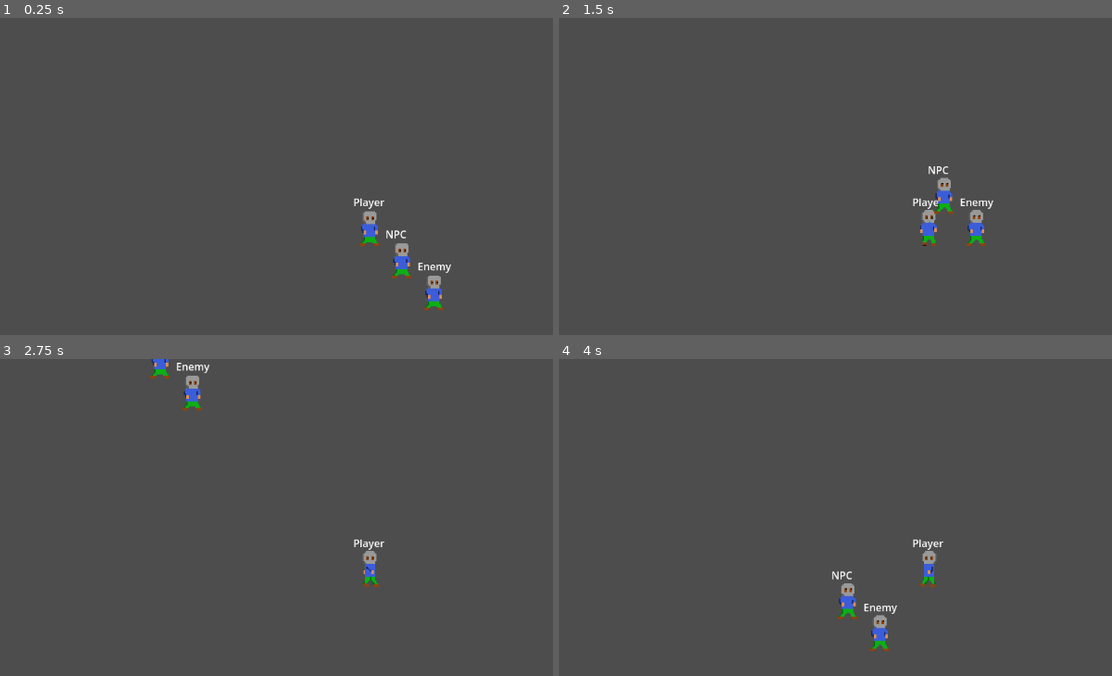
Above: before the commit, frames 1-4 (two rows, left to right).
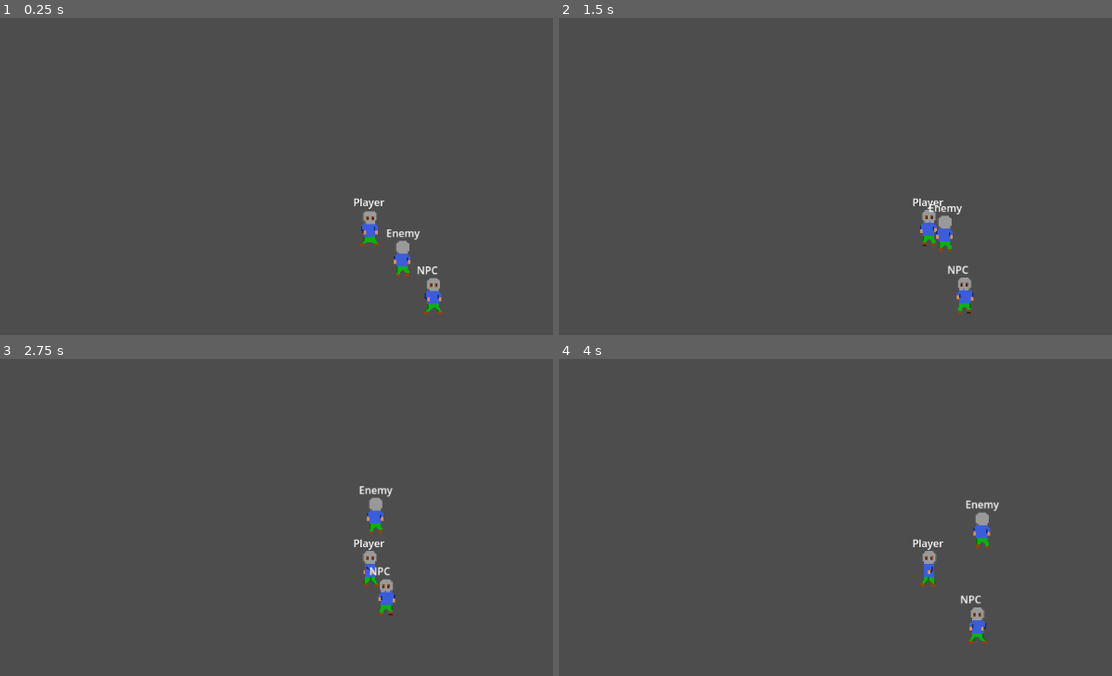
Above: after the commit, the same moments.

Repository: timjbruce/godotbitesized_player
Game: Godot game, scene res://Test/Test.tscn
Two runs of this game, one before a commit and one after it. Both use one fixed random seed, a clock stepped at 60 frames per second and the inputs below. The project has no main scene, so this scene is started directly.
Inputs:
- Up to frame 1 (0.25 s): no input
- Up to frame 2 (1.5 s): hold Right (right) 0.53-1.28 s; hold Down (down) from 1.28 s (still down)
- Up to frame 3 (2.75 s): release Down (down) at 2.03 s; hold Right (right) from 2.03 s (still down)
- Up to frame 4 (4 s): release Right (right) at 2.78 s; hold Up (up) 2.78-3.53 s; hold Left (left) from 3.53 s (still down)

The runs differ from the first frame. In frame 1, 0.6% of the frame differs, in the area x 69-82%, y 66-94%; in frame 2, 1.3%; in frame 3, 1.2%; in frame 4, 1.4%, in the area x 49-80%, y 44-93%.

Commit message:
Npc enemy movement (#3)
* added Player globals, SightLine, and ScramCircle components

* Integrated components into Player, updated test harness

Diff:
--- /dev/null
+++ b/Player/Scramcircle/Scramcircle.tscn
@@ -0,0 +1,12 @@
+[gd_scene load_steps=3 format=3 uid="uid://d1a8gktwk5730"]
+
+[ext_resource type="Script" uid="uid://xlcs0fdxo50" path="res://Player/Scramcircle/scramcircle.gd" id="1_g18f1"]
+
+[sub_resource type="CircleShape2D" id="CircleShape2D_2h010"]
+radius = 100.0
+
+[node name="Scramcircle" type="ShapeCast2D"]
+shape = SubResource("CircleShape2D_2h010")
+target_position = Vector2(0, 0)
+collision_mask = 0
+script = ExtResource("1_g18f1")
--- /dev/null
+++ b/Player/Scramcircle/scramcircle.gd
@@ -0,0 +1,45 @@
+extends ShapeCast2D
+class_name _scramcircle
+
+signal scram_target(player_2d_body)
+signal scram_target_clear()
+signal hit_object()
+
+var _has_target: bool = false
+
+
+func _physics_process(delta):
+	# Common Block #
+
+	# Per Type Block #
+	match get_parent().type:
+		PlayerShared.PlayerType.Player:
+			return
+		PlayerShared.PlayerType.Enemy:
+			return
+		PlayerShared.PlayerType.NPC:
+			var _scram_target: bool = false
+			if is_colliding():
+				var collides = get_collision_count()
+				for i in collides:
+					var obj = get_collider(i)
+					match obj.name:
+						"player":
+							pass
+						"DefaultTileMap":
+							if not _has_target and global_position.distance_to(collision_result[0]["point"]) < 70:
+								hit_object.emit()
+						_:
+							if not _has_target and "enemy" in obj.name and global_position.distance_to(collision_result[0]["point"]) < 100:
+								scram_target.emit(obj)
+								_has_target = true
+								_scram_target = true
+							else:
+								print("ScramCircle: Not looking for ", obj.name)
+			if not _scram_target and _has_target:
+				_has_target = false
+				scram_target_clear.emit()
+		_:
+			print("_physics_process Did not have a type")
+			return
+	#Common Block
--- /dev/null
+++ b/Player/Scripts/player_shared.gd
@@ -0,0 +1,4 @@
+extends Node
+class_name PlayerShared
+
+enum PlayerType { Player, Enemy, NPC }
--- /dev/null
+++ b/Player/SightLine/Sightline.tscn
@@ -0,0 +1,12 @@
+[gd_scene load_steps=3 format=3 uid="uid://bidj7tfh08l20"]
+
+[ext_resource type="Script" uid="uid://cffq8yb04eivu" path="res://Player/SightLine/sightline.gd" id="1_aqnwu"]
+
+[sub_resource type="ConvexPolygonShape2D" id="ConvexPolygonShape2D_e6srq"]
+points = PackedVector2Array(0, 0, 135, -45, 135, 45)
+
+[node name="Sightline" type="ShapeCast2D"]
+shape = SubResource("ConvexPolygonShape2D_e6srq")
+target_position = Vector2(0, 0)
+collision_mask = 0
+script = ExtResource("1_aqnwu")
--- /dev/null
+++ b/Player/SightLine/sightline.gd
@@ -0,0 +1,44 @@
+extends ShapeCast2D
+class_name _sightline
+
+signal found_target(player_2d_body)
+signal hit_object()
+
+var _has_target: bool = false
+
+
+func _physics_process(delta):
+	# Common Block #
+
+	# Per Type Block #
+	match get_parent().type:
+		PlayerShared.PlayerType.Player:
+			return
+		PlayerShared.PlayerType.Enemy:
+			if is_colliding():
+				var collides = get_collision_count()
+				for i in collides:
+					var obj = get_collider(i)
+					match obj.name:
+						"player":
+							pass
+							if not _has_target:
+								_has_target = true
+								found_target.emit(obj)
+						"DefaultTileMap":
+							if not _has_target and global_position.distance_to(collision_result[0]["point"]) < 70:
+								hit_object.emit()
+						_:
+							if not _has_target and "enemy" in obj.name and global_position.distance_to(collision_result[0]["point"]) < 50:
+								hit_object.emit()
+							else:
+								print("SightLine: Not looking for ", obj.name)
+		PlayerShared.PlayerType.NPC:
+			return
+		_:
+			print("_physics_process Did not have a type")
+			return
+	#Common Block
+
+func set_direction(inc_vector2: Vector2) -> void:
+	rotation = inc_vector2.angle()
--- a/Player/player.gd
+++ b/Player/player.gd
@@ -1,35 +1,31 @@
 extends CharacterBody2D
 class_name player_2d_body
 
-enum PlayerType { Player, Enemy, NPC }
-
 @export var speed: int = 600
-@export var type: PlayerType = PlayerType.Player
+@export var type: PlayerShared.PlayerType = PlayerShared.PlayerType.Player
 @export var animation: AnimatedSprite2D = null
 
 var _x_direction: float = 0.0
 var _y_direction: float = 0.0
 
+var _sight_line: _sightline = null
+var _target: player_2d_body = null
+
+var _scram_circle: _scramcircle = null
+var _target_cleared: bool = false
+
 
 func _ready() -> void:
 	if get_parent().name == "root":
-		initialize("Tim", 500, [3], [2], PlayerType.Player, null)
+		initialize("Tim", 500, [3], [2], PlayerShared.PlayerType.Player, null)
 
 
 func initialize(inc_name: String, inc_speed: int, inc_layers: Array[int], inc_mask: Array[int],
-	inc_type: PlayerType, inc_animation: AnimatedSprite2D = null) -> void:
+	# Common Block #
+	inc_type: PlayerShared.PlayerType, inc_animation: AnimatedSprite2D = null) -> void:
 		name = inc_name
 		speed = inc_speed
 		type = inc_type
-		match type:
-			PlayerType.Player:
-				$PlayerTypeLabel.text = "Player"
-			PlayerType.Enemy:
-				$PlayerTypeLabel.text = "Enemy"
-			PlayerType.NPC:
-				$PlayerTypeLabel.text = "NPC"
-			_:
-				"!!!!!!!"
 		if inc_animation:
 			$AnimatedSprite2D.sprite_frames = inc_animation.sprite_frames
 		for layer in inc_layers:
@@ -37,25 +33,84 @@
 		for mask in inc_mask:
 			set_collision_mask_value(mask, true)
 
+	# Per Type Block #
+		match type:
+			PlayerShared.PlayerType.Player:
+				$PlayerTypeLabel.text = "Player"
+				$Camera2D.enabled = true
+			PlayerShared.PlayerType.Enemy:
+				$PlayerTypeLabel.text = "Enemy"
+				$Camera2D.enabled = false
+				_sight_line = preload("res://Player/Sightline/Sightline.tscn").instantiate()
+				for mask in inc_mask:
+					_sight_line.set_collision_mask_value(mask, true)
+				add_child(_sight_line)
+				_sight_line.found_target.connect(_on_found_target)
+				_sight_line.hit_object.connect(_on_hit_object)
+			PlayerShared.PlayerType.NPC:
+				$PlayerTypeLabel.text = "NPC"
+				$Camera2D.enabled = false
+				_scram_circle = preload("res://Player/Scramcircle/Scramcircle.tscn").instantiate()
+				for mask in inc_mask:
+					_scram_circle.set_collision_mask_value(mask, true)
+				add_child(_scram_circle)
+				_scram_circle.hit_object.connect(_on_hit_object)
+				_scram_circle.scram_target.connect(_on_scram_target)
+				_scram_circle.scram_target_clear.connect(_on_clear_scram_target)
+			_:
+				print("initialize Did not have a type")
+				$Camera2D.enabled = false
+
+	# Common Block #
+
 
 func set_location(new_location: Vector2i) -> void:
 	global_position = new_location
 
 
 func _process(_delta: float) -> void:
-	if type == PlayerType.Player:
-		_x_direction = Input.get_axis("left", "right")
-		_y_direction = Input.get_axis("up", "down")
-	if _x_direction:
-		velocity.x = _x_direction * speed
-	else:
-		velocity.x = move_toward(velocity.x, 0, speed)
-	if _y_direction:
-		velocity.y = _y_direction * speed
-	else:
-		velocity.y = move_toward(velocity.y, 0, speed)
+	# Common Block #
 
-	if velocity.x != 0:
+	# Per Type Block #
+	match type:
+		PlayerShared.PlayerType.Player:
+			_x_direction = Input.get_axis("left", "right")
+			_y_direction = Input.get_axis("up", "down")
+			if _x_direction:
+				velocity.x = _x_direction * speed
+			else:
+				velocity.x = move_toward(velocity.x, 0, speed)
+			if _y_direction:
+				velocity.y = _y_direction * speed
+			else:
+				velocity.y = move_toward(velocity.y, 0, speed)
+		PlayerShared.PlayerType.Enemy:
+			if _target:
+				var cur_vector: Vector2 = (_target.position - global_position).normalized()
+				velocity = cur_vector * speed
+				_sight_line.set_direction(cur_vector)
+			else:
+				if velocity == Vector2.ZERO:
+					var rand_vector: Vector2 = _random_vector()
+					velocity = rand_vector * (speed / 2.0)
+					_sight_line.set_direction(rand_vector)
+		PlayerShared.PlayerType.NPC:
+			if _target:
+				var cur_vector: Vector2 = (_target.position - global_position).normalized().rotated(180)
+				velocity = cur_vector * speed * 2
+			else:
+				if velocity == Vector2.ZERO:
+					var rand_vector: Vector2 = _random_vector()
+					velocity = rand_vector * (speed)
+				elif _target_cleared:
+					_target_cleared = false
+					var rand_vector: Vector2 = _random_vector()
+					velocity = rand_vector * (speed)
+		_:
+			print("_process did not have a type ")
+
+	# Common Block
+	if velocity.x != 0 and abs(velocity.x) > abs(velocity.y):
 		$AnimatedSprite2D.animation = "walk"
 		$AnimatedSprite2D.flip_v = false
 		$AnimatedSprite2D.flip_h = velocity.x < 0
@@ -68,3 +123,43 @@
 	$AnimatedSprite2D.play()
 
 	move_and_slide()
+
+func _on_found_target(inc_target: player_2d_body) -> void:
+	_target = inc_target
+
+
+func _on_scram_target(inc_target: player_2d_body) -> void:
+	_target = inc_target
+
+
+func _on_clear_scram_target() -> void:
+	_target_cleared = true
+	_target = null
+
+
+func _on_hit_object() -> void:
+	velocity = Vector2.ZERO
+
+
+func _random_vector() -> Vector2:
+	#check up, down, left, and right - limit the vector to good locations
+	var raycast: RayCast2D = RayCast2D.new()
+	var x_min: float = -1.0
+	var x_max: float = 1.0
+	var y_min: float = -1.0
+	var y_max: float = 1.0
+	raycast.set_collision_mask_value(2, true)
+	raycast.target_position = Vector2i.RIGHT * 50
+	if raycast.is_colliding():
+		x_max = 0.25
+	raycast.target_position = Vector2i.LEFT * 50
+	if raycast.is_colliding():
+		x_min = -0.25
+	raycast.target_position = Vector2i.UP * 50
+	if raycast.is_colliding():
+		y_max = 0.25
+	raycast.target_position = Vector2i.DOWN * 50
+	if raycast.is_colliding():
+		y_min = -0.25
+	raycast.free()
+	return Vector2(randf_range(x_min, x_max), randf_range(y_min, y_max))
--- a/Test/test.gd
+++ b/Test/test.gd
@@ -3,11 +3,16 @@
 var player_node: PackedScene = preload("res://Player/Player.tscn")
 
 func _ready() -> void:
-	var layer: Array[int] = [2]
-	var mask: Array[int] = [2]
-	var test_cases = [["Tim", 500, layer, mask, player_2d_body.PlayerType.Player, null],
-						["Tim", 500, layer, mask, player_2d_body.PlayerType.NPC, null],
-						["Tim", 500, layer, mask, player_2d_body.PlayerType.Enemy, null]]
+	var player_layer: Array[int] = [3]
+	var player_mask: Array[int] = [2, 3, 4, 5]
+	var enemy_layer: Array[int] = [4]
+	var enemy_mask: Array[int] = [2, 3, 4, 5]
+	var npc_layer: Array[int] = [5]
+	var npc_mask: Array[int] = [2, 3, 4, 5]
+
+	var test_cases = [["player", 150, player_layer, player_mask, PlayerShared.PlayerType.Player, null],
+						["enemy", 25, enemy_layer, enemy_mask, PlayerShared.PlayerType.Enemy, null],
+						["npc", 25, npc_layer, npc_mask, PlayerShared.PlayerType.NPC, null]]
 	var p1: player_2d_body
 	var i: int = 0
 	for test_case in test_cases:
Not shown, added: Player/Scramcircle/scramcircle.gd.uid
Not shown, added: Player/Scripts/player_shared.gd.uid
Not shown, added: Player/SightLine/sightline.gd.uid
Binary file added: readmeassets/build_4/4_scramcircle_folder.png
Not shown, added: readmeassets/build_4/4_scramcircle_folder.png.import
Binary file added: readmeassets/build_4/4_scramcircle_properties.png
Not shown, added: readmeassets/build_4/4_scramcircle_properties.png.import
Binary file added: readmeassets/build_4/4_scramcircle_scene.png
Not shown, added: readmeassets/build_4/4_scramcircle_scene.png.import
Binary file added: readmeassets/build_4/4_set_scramcircle_shape.png
Not shown, added: readmeassets/build_4/4_set_scramcircle_shape.png.import
Binary file added: readmeassets/build_4/4_set_shape_of_sightline.png
(and 13 more such lines)
